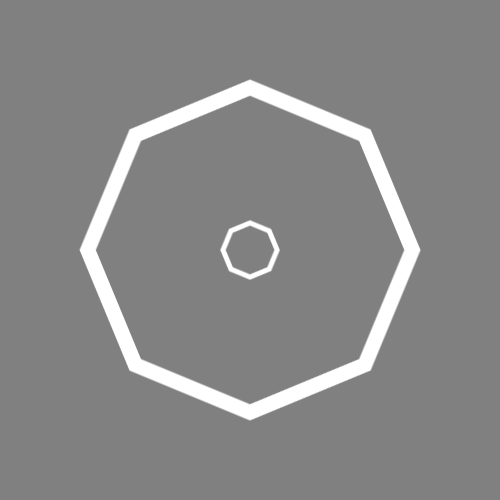
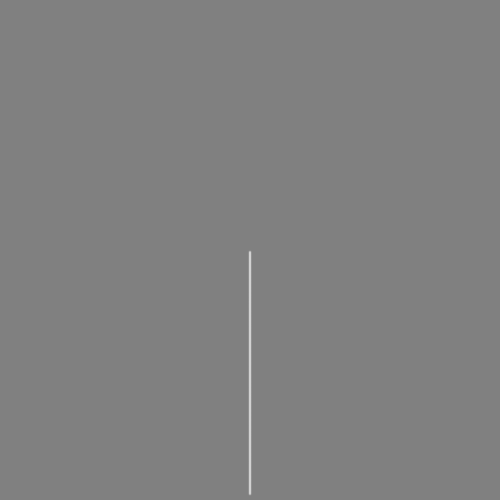
The second 500 x 500 image is a revision of the first. Changes to its layers:
hid "Polygon 1" over [79, 79, 421, 422]
added layer "Layer 2" above "Layer 1" over [248, 250, 252, 496]
